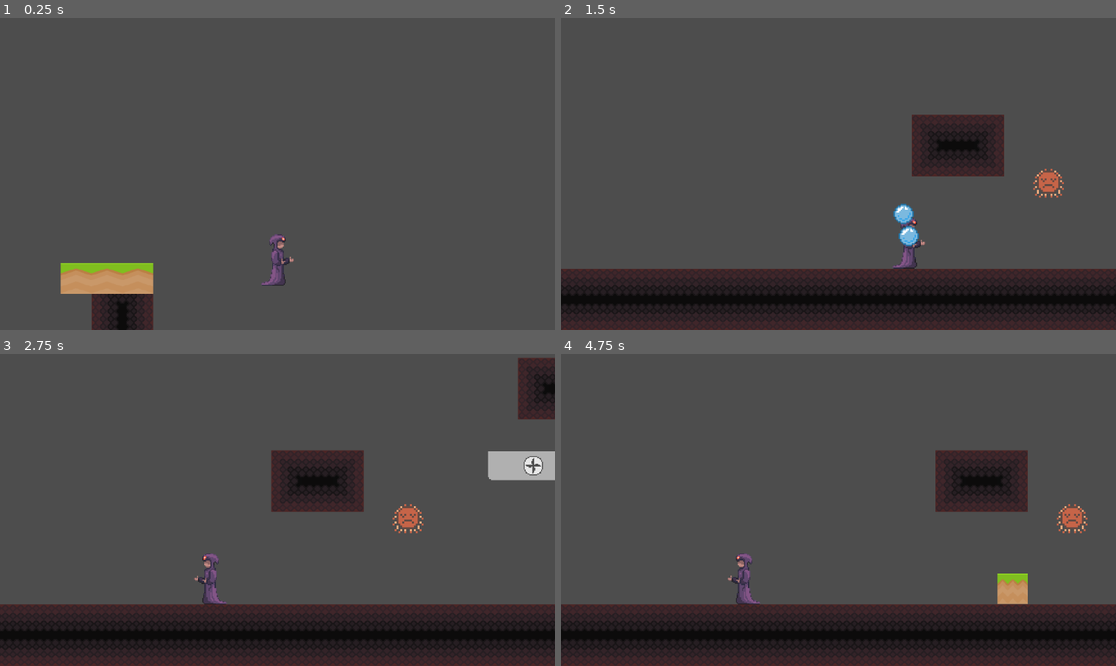
Above: before the commit, frames 1-4 (two rows, left to right).
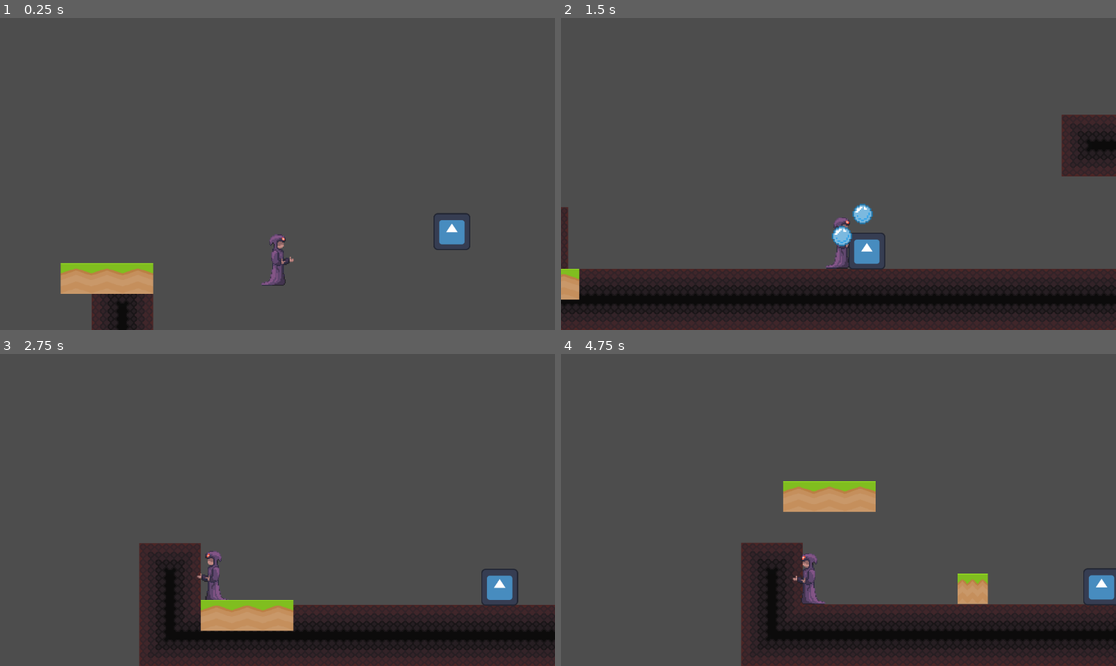
Above: after the commit, the same moments.

Repository: hanseei/superwizquest
Game: Godot game, scene res://Assets/Nodes/Scenes/TestStage.tscn
Same seed, same stepped clock (60 frames per second), same inputs: the game is played once before the commit and once after it. The engine's default icon, where the game draws it, is replaced by a stand-in: a white triangle on a blue panel in a dark square.
Inputs:
- Up to frame 1 (0.25 s): no input
- Up to frame 2 (1.5 s): hold Shift (shift) 0.53-1.28 s; hold D (move_right) from 0.53 s (still down); tap W (move_up) at 0.77 s; tap Space (space) at 1.35 s
- Up to frame 3 (2.75 s): tap W (move_up) at 1.52 s; release D (move_right) at 2.03 s; hold A (move_left) from 2.03 s (still down); hold Shift (shift) from 2.03 s (still down)
- Up to frame 4 (4.75 s): release A (move_left) at 2.78 s; release Shift (shift) at 2.78 s; hold D (move_right) 2.78-4.28 s; tap Space (space) at 2.85, 4.35 s; tap W (move_up) at 3.02, 3.77, 4.52 s; hold Shift (shift) 3.53-4.28 s; hold A (move_left) from 4.28 s (still down)

The runs differ from the first frame. In frame 1, 0.5% of the frame differs, in the area x 78-85%, y 62-75%; in frame 2, 8.7%; in frame 3, 16%; in frame 4, 17%, in the area x 0-100%, y 30-100%.

Commit message:
started to work on first enemy

Diff:
--- /dev/null
+++ b/Assets/Nodes/Actors/NPCs/Scripts/basic_enemy.gd
@@ -0,0 +1,18 @@
+extends RigidBody2D
+
+
+# Called when the node enters the scene tree for the first time.
+func _ready() -> void:
+	pass
+
+# Called every frame. 'delta' is the elapsed time since the previous frame.
+func _process(delta: float) -> void:
+	pass
+
+func _on_body_shape_entered(body_rid: RID, body: Node, body_shape_index: int, local_shape_index: int) -> void:
+	print("enemy triggered by:", body)
+	if body.has_method("respawn"):
+		print("Calling respawn() on:", body.name)
+		body.respawn()
+	else:
+		pass
--- /dev/null
+++ b/Assets/Nodes/Actors/NPCs/basic_enemy.tscn
@@ -0,0 +1,25 @@
+[gd_scene load_steps=4 format=3 uid="uid://dp1slpa606d67"]
+
+[ext_resource type="Script" uid="uid://bew1dcrvgd4jh" path="res://Assets/Nodes/Actors/NPCs/Scripts/basic_enemy.gd" id="1_4nvbh"]
+[ext_resource type="Texture2D" uid="uid://bpb6mv0it0esw" path="res://icon.svg" id="2_0r25l"]
+
+[sub_resource type="RectangleShape2D" id="RectangleShape2D_dm5c6"]
+size = Vector2(127, 127)
+
+[node name="BasicEnemy" type="RigidBody2D"]
+collision_layer = 7
+collision_mask = 7
+contact_monitor = true
+max_contacts_reported = 10
+script = ExtResource("1_4nvbh")
+
+[node name="CollisionShape2D" type="CollisionShape2D" parent="."]
+position = Vector2(-0.5, -0.5)
+scale = Vector2(0.3, 0.3)
+shape = SubResource("RectangleShape2D_dm5c6")
+
+[node name="Icon" type="Sprite2D" parent="."]
+scale = Vector2(0.3, 0.3)
+texture = ExtResource("2_0r25l")
+
+[connection signal="body_shape_entered" from="." to="." method="_on_body_shape_entered"]
--- a/Assets/Nodes/Actors/Player/Scripts/water.gd
+++ b/Assets/Nodes/Actors/Player/Scripts/water.gd
@@ -13,7 +13,6 @@
 
 
 func _on_VisibilityNotifier2D_screen_exited():
-	print("AAAAAAH")
 	queue_free()
 
 @warning_ignore("unused_parameter")
--- a/Assets/Nodes/Scenes/TestStage.tscn
+++ b/Assets/Nodes/Scenes/TestStage.tscn
@@ -11,6 +11,7 @@
 [ext_resource type="PackedScene" uid="uid://bvc5bj0go1alw" path="res://Assets/Nodes/Actors/Interactables/movingPlatform.tscn" id="8_nj415"]
 [ext_resource type="PackedScene" uid="uid://bovilvnyemh8r" path="res://Assets/Nodes/Actors/Interactables/stone_bucket.tscn" id="10_qe2em"]
 [ext_resource type="PackedScene" uid="uid://mmnaokb7xxf0" path="res://Assets/Nodes/Actors/Interactables/movablePlatform.tscn" id="11_qe2em"]
+[ext_resource type="PackedScene" uid="uid://dp1slpa606d67" path="res://Assets/Nodes/Actors/NPCs/basic_enemy.tscn" id="12_quyxq"]
 
 [sub_resource type="PhysicsMaterial" id="PhysicsMaterial_kuskl"]
 
@@ -337,7 +338,7 @@
 sources/2 = SubResource("TileSetAtlasSource_qe2em")
 
 [sub_resource type="RectangleShape2D" id="RectangleShape2D_vwov1"]
-size = Vector2(7485, 43)
+size = Vector2(7717, 43)
 
 [node name="TestStage" type="Node2D"]
 
@@ -361,12 +362,16 @@
 drag_left_margin = 0.5
 drag_right_margin = 0.53
 
+[node name="BasicEnemy" parent="." instance=ExtResource("12_quyxq")]
+position = Vector2(310, 485)
+collision_mask = 23
+
 [node name="Killzone" type="Area2D" parent="."]
 position = Vector2(600, 800)
 script = ExtResource("3_hjgtx")
 
 [node name="CollisionShape2D" type="CollisionShape2D" parent="Killzone"]
-position = Vector2(1581.5, 7.5)
+position = Vector2(1697.5, 7.5)
 shape = SubResource("RectangleShape2D_vwov1")
 
 [node name="Bucket" parent="." instance=ExtResource("6_l42a0")]
Not shown, added: Assets/Nodes/Actors/NPCs/Scripts/basic_enemy.gd.uid
Not shown: 1 places in Assets/Nodes/Scenes/TestStage.tscn that only renumber resources
